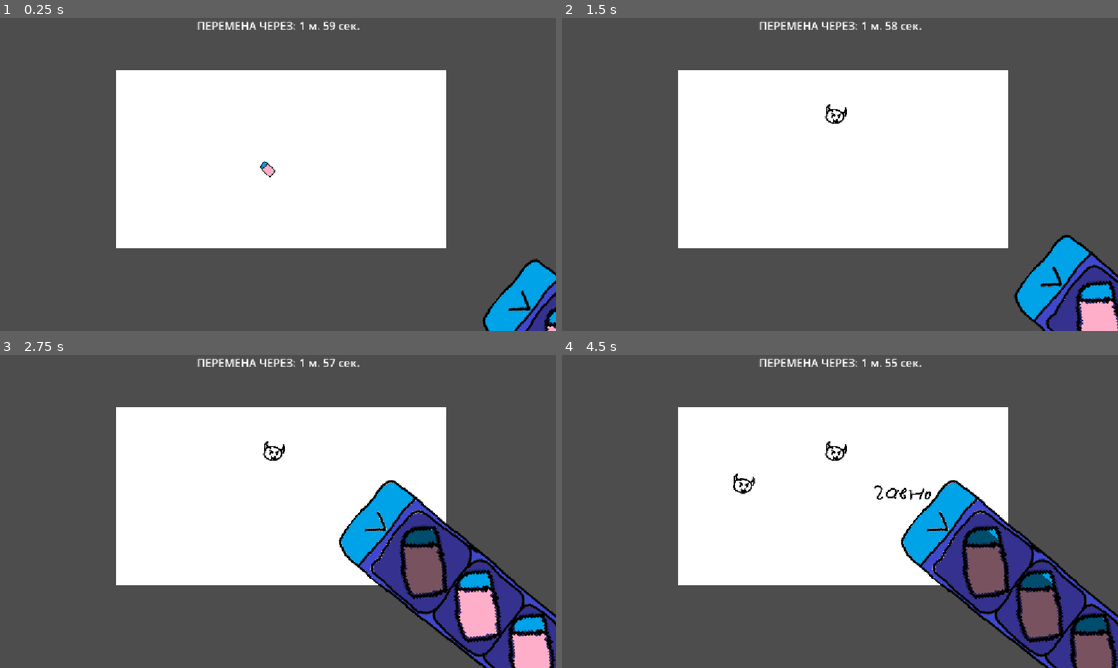
Above: before the commit, frames 1-4 (two rows, left to right).
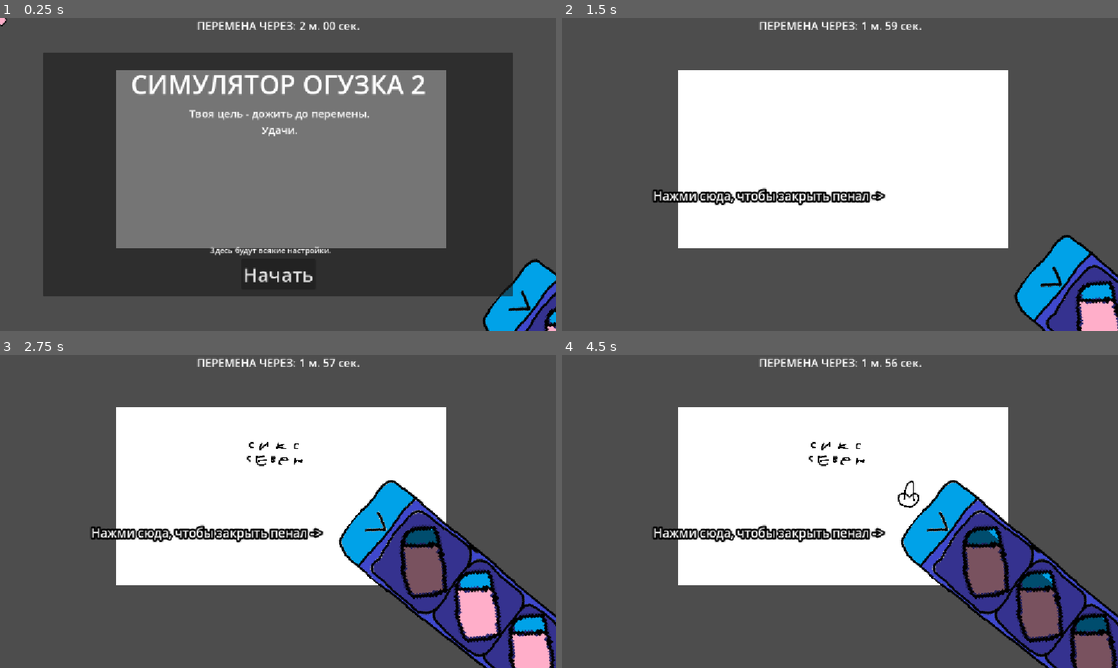
Above: after the commit, the same moments.

Repository: AmongRyzh/maxter-s-jam-2026
Game: Godot game, scene res://gameplay.tscn
Two runs of this game, one before a commit and one after it. Both use one fixed random seed, a clock stepped at 60 frames per second and the inputs below. The engine's default icon, where the game draws it, is replaced by a stand-in: a white triangle on a blue panel in a dark square.
Inputs (mouse positions are in pixels of both pictures, inside the frame that each line leads up to):
- Up to frame 1 (0.25 s): no input
- Up to frame 2 (1.5 s): click (840, 274) at 0.5 s, where only the run after the commit has a clickable "Начать"; move the mouse to (1079, 299) at 1.27 s; click (1079, 299) at 1.42 s
- Up to frame 3 (2.75 s): move the mouse to (422, 564) at 2.02 s; click (422, 564) at 2.17 s
- Up to frame 4 (4.5 s): move the mouse to (1040, 605) at 2.77 s; click (1040, 605) at 2.92 s; move the mouse to (1095, 649) at 3.52 s; click (1095, 649) at 3.67 s; tap Enter at 4.25 s; move the mouse to (1006, 558) at 4.27 s; click (1006, 558) at 4.42 s

The runs differ from the first frame. In frame 1, 65% of the frame differs, in the area x 0-93%, y 0-89%; in frame 2, 1.5%; in frame 3, 1.6%; in frame 4, 2.0%.

Commit message:
фиксы гамма

Diff:
--- a/dangers/danger.tscn
+++ b/dangers/danger.tscn
@@ -3,10 +3,10 @@
 [ext_resource type="Script" uid="uid://bm36orw1mffgd" path="res://dangers/paper_ball/paper_ball.gd" id="1_5rr7t"]
 [ext_resource type="Texture2D" uid="uid://dclgstmi4mv7i" path="res://dangers/danger_shadow.png" id="2_25oqr"]
 
-[sub_resource type="RectangleShape2D" id="RectangleShape2D_2gr5k"]
+[sub_resource type="PlaceholderTexture2D" id="PlaceholderTexture2D_njsjv"]
 size = Vector2(64, 64)
 
-[sub_resource type="PlaceholderTexture2D" id="PlaceholderTexture2D_njsjv"]
+[sub_resource type="RectangleShape2D" id="RectangleShape2D_2gr5k"]
 size = Vector2(64, 64)
 
 [node name="Danger" type="Area2D" unique_id=1070415679]
@@ -16,8 +16,8 @@
 position = Vector2(0, 32)
 texture = ExtResource("2_25oqr")
 
-[node name="Projectile" type="CollisionShape2D" parent="." unique_id=350462484]
+[node name="Projectile" type="Sprite2D" parent="." unique_id=321822552]
+texture = SubResource("PlaceholderTexture2D_njsjv")
+
+[node name="CollisionShape2D" type="CollisionShape2D" parent="." unique_id=350462484]
 shape = SubResource("RectangleShape2D_2gr5k")
-
-[node name="Sprite2D" type="Sprite2D" parent="Projectile" unique_id=321822552]
-texture = SubResource("PlaceholderTexture2D_njsjv")
--- a/dangers/paper_ball/paper_ball.tscn
+++ b/dangers/paper_ball/paper_ball.tscn
@@ -3,14 +3,17 @@
 [ext_resource type="PackedScene" uid="uid://bfbmr3mjgd1fs" path="res://dangers/danger.tscn" id="1_6ggbv"]
 [ext_resource type="Texture2D" uid="uid://biwwtv4ht1cgd" path="res://dangers/paper_ball/paper_ball.png" id="2_s7qe7"]
 
-[sub_resource type="CircleShape2D" id="CircleShape2D_kbfkw"]
-radius = 24.0
+[sub_resource type="CapsuleShape2D" id="CapsuleShape2D_6ggbv"]
+radius = 15.0
+height = 62.0
 
 [node name="PaperBall" unique_id=1070415679 instance=ExtResource("1_6ggbv")]
 
-[node name="Projectile" parent="." index="1" unique_id=350462484]
-shape = SubResource("CircleShape2D_kbfkw")
-
-[node name="Sprite2D" parent="Projectile" index="0" unique_id=321822552]
+[node name="Projectile" parent="." index="1" unique_id=321822552]
 show_behind_parent = true
 texture = ExtResource("2_s7qe7")
+
+[node name="CollisionShape2D" parent="." index="2" unique_id=350462484]
+position = Vector2(0, 32)
+rotation = -1.5707964
+shape = SubResource("CapsuleShape2D_6ggbv")
--- a/gameplay.gd
+++ b/gameplay.gd
@@ -33,6 +33,8 @@
 
 @export var eraser_prefab: PackedScene
 
+@export var start_game_panel: Panel
+
 @export var game_finish_timer: Timer
 @export var game_finish_label: Label
 @export var game_finish_panel: Panel
@@ -49,7 +51,17 @@
 
 @export var dangers: Array[PackedScene]
 
+var pencil_case_tutorial_shown: bool = false
+
 func _ready():
+	Engine.time_scale = 0
+
+	start_game_panel.show()
+	start_game_panel.get_node("StartButton").button_up.connect(func():
+		Engine.time_scale = 1
+		start_game_panel.hide()
+		)
+
 	game_finish_panel.hide()
 
 	game_finish_timer.timeout.connect(func():
@@ -73,7 +85,8 @@
 		)
 
 	monster_spawn_timer.timeout.connect(func():
-		spawn_packed_at_random_pos(monster)
+		if !teacher_cooldown_timer.is_stopped():
+			spawn_packed_at_random_pos(monster)
 		)
 
 	danger_spawn_timer.timeout.connect(func():
--- a/gameplay.tscn
+++ b/gameplay.tscn
@@ -15,13 +15,14 @@
 [ext_resource type="AudioStream" uid="uid://6d62qaxhox2c" path="res://sfx/peremena.ogg" id="13_tyrfw"]
 [ext_resource type="PackedScene" uid="uid://dk7cjptcceqqb" path="res://dangers/paper_plane/paper_plane.tscn" id="14_eod45"]
 
-[node name="Gameplay" type="Node2D" unique_id=1976024019 node_paths=PackedStringArray("painter_image", "game_finish_timer", "game_finish_label", …(189 unchanged characters)…
+[node name="Gameplay" type="Node2D" unique_id=1976024019 node_paths=PackedStringArray("painter_image", "start_game_panel", "game_finish_timer", "game_finish_label", …(189 unchanged characters)…
 top_level = true
 script = ExtResource("1_xuee5")
 painter_image = NodePath("PainterImage")
 bad_texts_dir = "res://bad_texts"
 eraser_size = 12
 eraser_prefab = ExtResource("5_cbffv")
+start_game_panel = NodePath("CanvasLayer/StartGamePanel")
 game_finish_timer = NodePath("Timers/GameFinishTimer")
 game_finish_label = NodePath("CanvasLayer/GameFinishLabel")
 game_finish_panel = NodePath("CanvasLayer/GameFinishPanel")
@@ -74,9 +75,9 @@
 pick_random_wait_time_again_on_restart = true
 
 [node name="DangerSpawnTimer" type="Timer" parent="Timers" unique_id=811568700]
-wait_time = 6.5
+wait_time = 5.0
 script = ExtResource("8_0m7cd")
-random_range = 4.0
+random_range = 3.0
 pick_random_wait_time_again_on_restart = true
 
 [node name="TeacherCooldownTimer" type="Timer" parent="Timers" unique_id=2019654275]
@@ -111,7 +112,7 @@
 
 [node name="PencilCase" parent="." unique_id=653688394 instance=ExtResource("7_fbudy")]
 z_index = 1
-position = Vector2(1269.0001, 745.0001)
+position = Vector2(971.0001, 504)
 rotation = 0.6806784
 closed_position = Vector2(1269.0001, 745.0001)
 opened_position = Vector2(971.0001, 504)
@@ -131,6 +132,7 @@
 horizontal_alignment = 1
 
 [node name="GameFinishPanel" type="Panel" parent="CanvasLayer" unique_id=1906381748]
+visible = false
 anchors_preset = 8
 anchor_left = 0.5
 anchor_top = 0.5
@@ -208,3 +210,123 @@
 grow_vertical = 2
 theme_override_font_sizes/font_size = 32
 text = "Попробовать снова"
+
+[node name="StartGamePanel" type="Panel" parent="CanvasLayer" unique_id=1970112783]
+anchors_preset = 8
+anchor_left = 0.5
+anchor_top = 0.5
+anchor_right = 0.5
+anchor_bottom = 0.5
+offset_left = -487.0
+offset_top = -252.0
+offset_right = 487.0
+offset_bottom = 252.0
+grow_horizontal = 2
+grow_vertical = 2
+
+[node name="GameName" type="Label" parent="CanvasLayer/StartGamePanel" unique_id=1995211278]
+layout_mode = 1
+anchors_preset = 8
+anchor_left = 0.5
+anchor_top = 0.5
+anchor_right = 0.5
+anchor_bottom = 0.5
+offset_left = -305.0
+offset_top = -224.0
+offset_right = 306.0
+offset_bottom = -150.0
+grow_horizontal = 2
+grow_vertical = 2
+theme_override_font_sizes/font_size = 54
+text = "СИМУЛЯТОР ОГУЗКА 2"
+horizontal_alignment = 1
+
+[node name="Label" type="Label" parent="CanvasLayer/StartGamePanel" unique_id=206175305]
+layout_mode = 1
+anchors_preset = 8
+anchor_left = 0.5
+anchor_top = 0.5
+anchor_right = 0.5
+anchor_bottom = 0.5
+offset_left = -209.0
+offset_top = -137.0
+offset_right = 216.0
+offset_bottom = -82.0
+grow_horizontal = 2
+grow_vertical = 2
+theme_override_font_sizes/font_size = 22
+text = "Твоя цель - дожить до перемены.
+Удачи."
+horizontal_alignment = 1
+
+[node name="SafeModeCheckButton" type="CheckButton" parent="CanvasLayer/StartGamePanel" unique_id=1637104094]
+visible = false
+layout_mode = 1
+anchors_preset = 8
+anchor_left = 0.5
+anchor_top = 0.5
+anchor_right = 0.5
+anchor_bottom = 0.5
+offset_left = -125.0
+offset_top = 101.0
+offset_right = 131.0
+offset_bottom = 139.0
+grow_horizontal = 2
+grow_vertical = 2
+theme_override_font_sizes/font_size = 32
+text = "Безопасный режим"
+
+[node name="SafeModeLabel" type="Label" parent="CanvasLayer/StartGamePanel" unique_id=626664498]
+layout_mode = 1
+anchors_preset = 8
+anchor_left = 0.5
+anchor_top = 0.5
+anchor_right = 0.5
+anchor_bottom = 0.5
+offset_left = -141.0
+offset_top = 145.0
+offset_right = 142.0
+offset_bottom = 168.0
+grow_horizontal = 2
+grow_vertical = 2
+theme_override_font_sizes/font_size = 16
+text = "Здесь будут всякие настройки."
+
+[node name="StartButton" type="Button" parent="CanvasLayer/StartGamePanel" unique_id=1847108589]
+layout_mode = 1
+anchors_preset = 7
+anchor_left = 0.5
+anchor_top = 1.0
+anchor_right = 0.5
+anchor_bottom = 1.0
+offset_left = -33.0
+offset_top = -45.0
+offset_right = 34.0
+offset_bottom = -14.0
+grow_horizontal = 2
+grow_vertical = 0
+theme_override_font_sizes/font_size = 40
+text = "Начать"
+
+[node name="PencilCaseTutorial1" type="Label" parent="CanvasLayer" unique_id=1477616266]
+modulate = Color(1, 1, 1, 0)
+offset_left = 307.0
+offset_top = 592.0
+offset_right = 957.0
+offset_bottom = 638.0
+theme_override_font_sizes/font_size = 25
+text = "Открой пенал, чтобы взять оттуда новый ластик ->"
+horizontal_alignment = 2
+vertical_alignment = 1
+
+[node name="PencilCaseTutorial2" type="Label" parent="CanvasLayer" unique_id=2035520348]
+visible = false
+offset_left = 16.0
+offset_top = 346.0
+offset_right = 666.0
+offset_bottom = 392.0
+theme_override_constants/outline_size = 15
+theme_override_font_sizes/font_size = 25
+text = "Нажми сюда, чтобы закрыть пенал ->"
+horizontal_alignment = 2
+vertical_alignment = 1
--- a/monster/monster.tscn
+++ b/monster/monster.tscn
@@ -10,7 +10,7 @@
 [node name="Monster" type="AnimatableBody2D" unique_id=1435944760 groups=["monster"]]
 collision_layer = 2
 script = ExtResource("1_okp8s")
-speed = 575.0
+speed = 475.0
 min_opaque_pixel_count = 130
 
 [node name="CollisionShape2D" type="CollisionShape2D" parent="." unique_id=140659944]
--- a/pencil_case/pencil_case.gd
+++ b/pencil_case/pencil_case.gd
@@ -15,8 +15,13 @@
 		tween = create_tween()
 
 		if opened:
+			if $"../CanvasLayer/PencilCaseTutorial1".visible:
+				$"../CanvasLayer/PencilCaseTutorial1".hide()
+				$"../CanvasLayer/PencilCaseTutorial2".show()
 			tween.tween_property(self, "global_position", opened_position, open_time).set_trans(transition_type).set_ease(ease_type)
 		else:
+			if $"../CanvasLayer/PencilCaseTutorial2".visible:
+				$"../CanvasLayer/PencilCaseTutorial2".hide()
 			tween.tween_property(self, "global_position", closed_position, open_time).set_trans(transition_type).set_ease(ease_type)
 
 var tween : Tween
--- a/teacher/teacher.gd
+++ b/teacher/teacher.gd
@@ -43,6 +43,11 @@
 		tween.tween_property(self, "position", pos_up, walking_duration)
 
 		gameplay.teacher_walk_timer.start(randf_range(min_stop_time, max_stop_time))
+
+		if !gameplay.pencil_case_tutorial_shown:
+			await get_tree().create_timer(1.25)
+			create_tween().tween_property($"../CanvasLayer/PencilCaseTutorial1", "modulate", Color.WHITE, 0.15)
+			gameplay.pencil_case_tutorial_shown = true
 		)
 
 	gameplay.teacher_walk_timer.timeout.connect(func():
Binary file added: bad_texts/bad_text_10.png
Not shown, added: bad_texts/bad_text_10.png.import
Binary file added: bad_texts/bad_text_11.png
Not shown, added: bad_texts/bad_text_11.png.import
Binary file added: bad_texts/bad_text_6.png
Not shown, added: bad_texts/bad_text_6.png.import
Binary file added: bad_texts/bad_text_7.png
Not shown, added: bad_texts/bad_text_7.png.import
Binary file added: bad_texts/bad_text_8.png
Not shown, added: bad_texts/bad_text_8.png.import
Binary file added: bad_texts/bad_text_9.png
Not shown, added: bad_texts/bad_text_9.png.import
